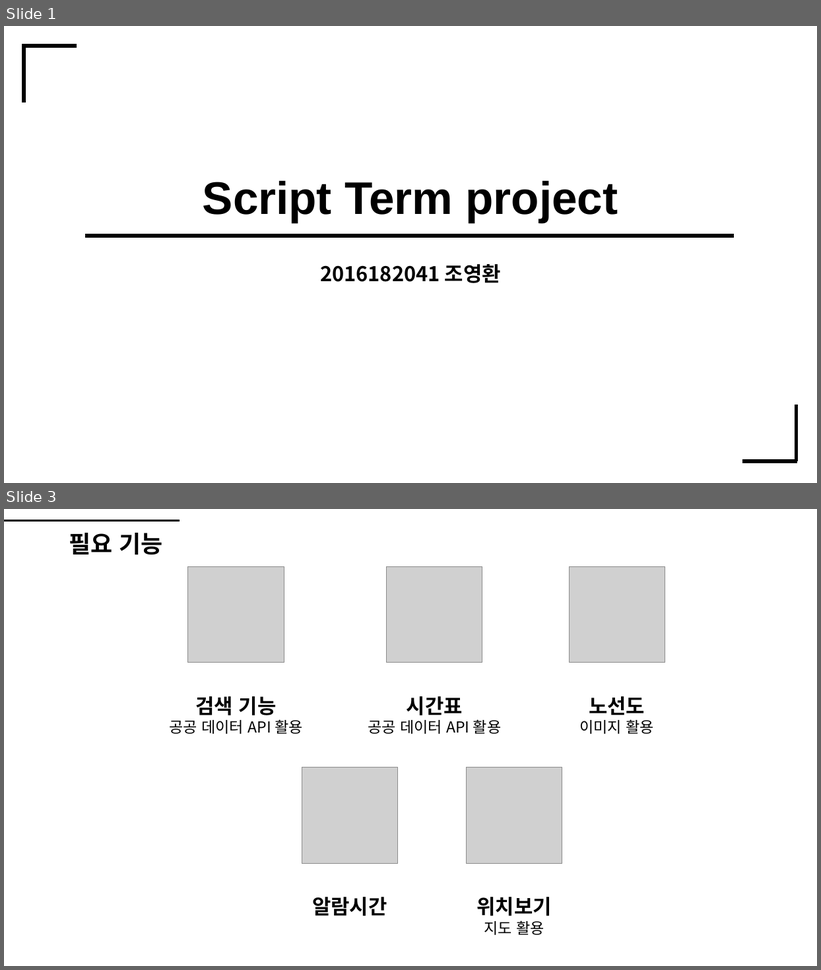
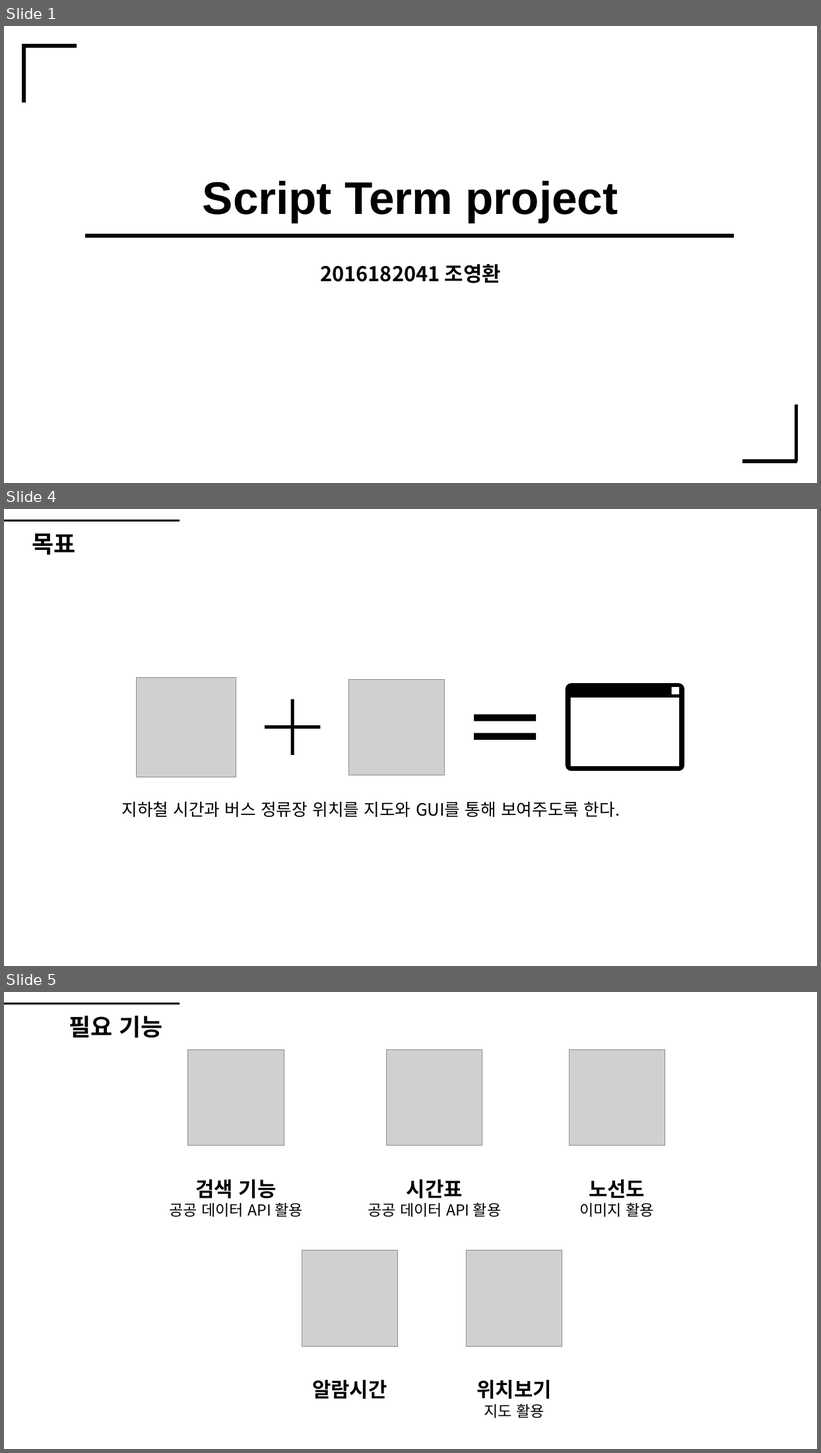
Before and after one commit to Eva-go/Script-Term-project, a slide deck: 스크립트 언어 기획발표.pptx. Shown one above the other, each under a label of ours: slides 1 and 3 before the commit, slides 1, 4 and 5 after it; the slides between them are not shown. The pictures are 821x970 and 821x1453 pixels, drawn with LibreOffice and Linux fonts; fonts in the diff are those of the drawing; grey boxes stand for pictures. Boxes give left, top, right and bottom in pixels: in the first picture for what was removed or moved away, otherwise in the second. Text is boxed around its words. In the diff, an @@ line names an element or a change of style, - is before the commit and + after.

Commit message:
지도기능 추가
지도 기능 추가 (크롤링 해야함)

```diff
--- a/스크립트 언어 기획발표.pptx
+++ b/스크립트 언어 기획발표.pptx
@@ slide 4 added at <box>4,509,817,966</box>, background #FFFFFF @@
@@ line added from (4, 521) to (180, 521), #000000 3 pt @@
@@ text added at <box>32,533,75,555</box>, 28 pt, text #000000, bold @@
+목표
@@ group added at <box>137,677,684,777</box>: 2 pictures, 2 rectangles, 1 plus sign, 1 math equal, 1 rounded rectangle @@
@@ text added at <box>122,801,620,817</box>, 20 pt, text #000000 @@
+지하철 시간과 버스 정류장 위치를 지도와 GUI를 통해 보여주도록 한다.
@@ what was slide 3 is now slide 5 @@
```
Also in this commit, not shown: 1 slide changed, 3 other slides added, 4 other files.
